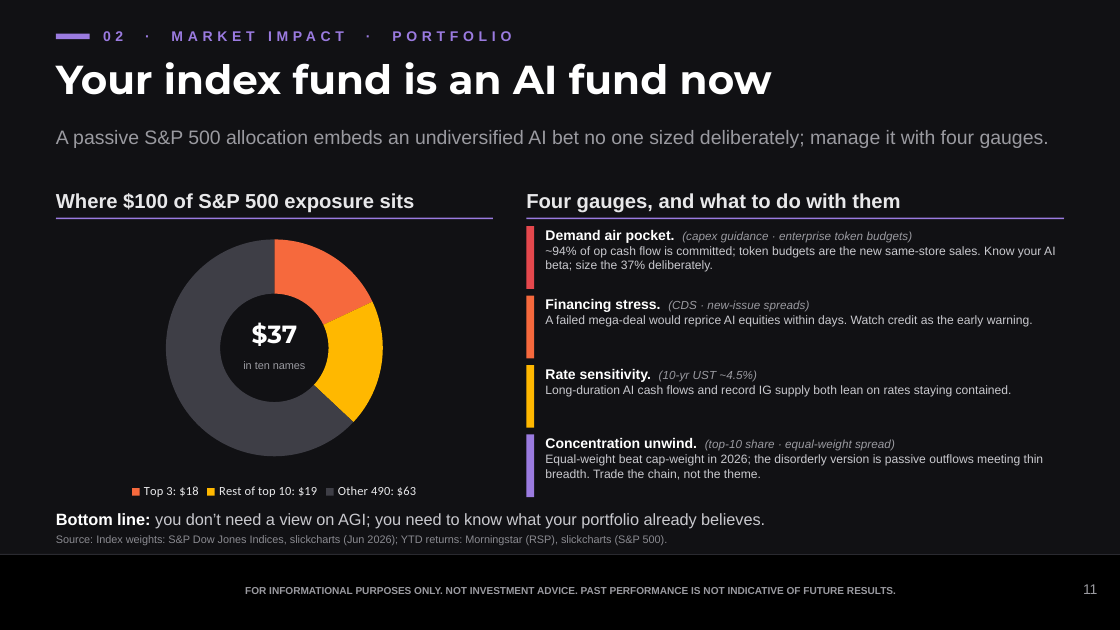
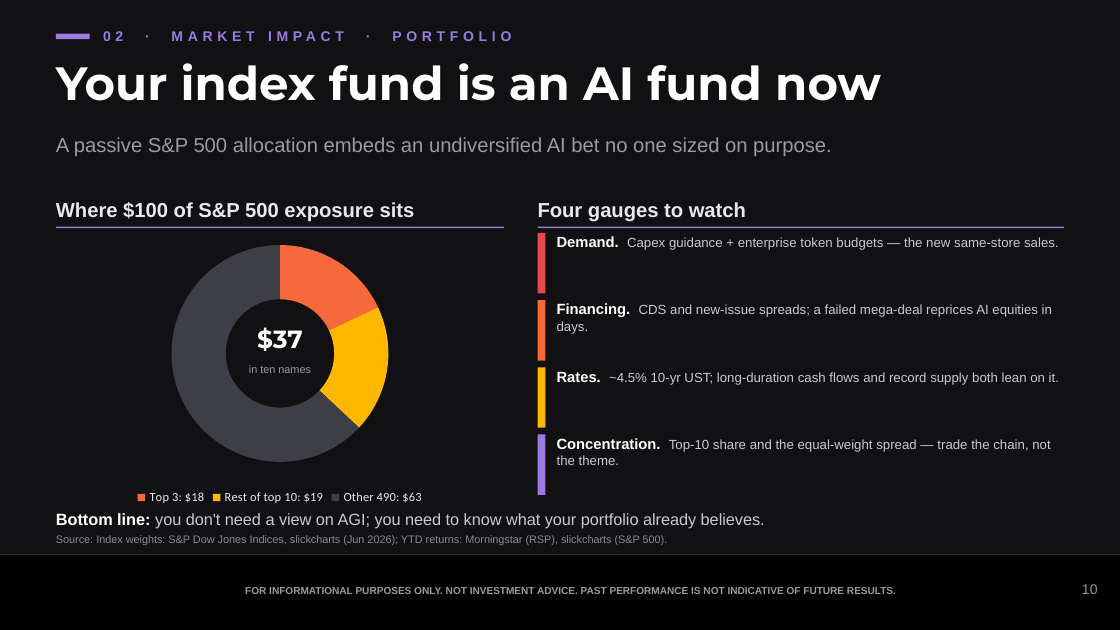
Before and after one commit to samuelcmcclellan-cell/ai-markets-deck, a slide deck: slide 10 of ai-markets-deck.pptx (slide 11 before the commit). Drawn at 1120x630 pixels with LibreOffice and Linux fonts; fonts in the diff are those of the drawing. Boxes give left, top, right and bottom in pixels: in the first picture for what was removed or moved away, otherwise in the second. Text is boxed around its words. In the diff, an @@ line names an element or a change of style, - is before the commit and + after.

```diff
--- a/ai-markets-deck.pptx
+++ b/ai-markets-deck.pptx
@@ text "Your index fund is an ..." at [56, 63, 881, 101]: size 26 to 30 pt @@
@@ text at [56, 137, 832, 156]: text changed; size 12.5 to 13 pt @@
-A passive S&P 500 allocation embeds an undiversified AI bet no one sized deliberately; manage it with four gauges.
+A passive S&P 500 allocation embeds an undiversified AI bet no one sized on purpose.
@@ text "Where $100 of S&P 500 ...": place and size @@
-text "Where $100 of S&P 500 ..." at [56, 193, 415, 213]
+text "Where $100 of S&P 500 ..." at [56, 202, 415, 222]
@@ text at [538, 202, 746, 222]: text changed @@
-Four gauges, and what to do with them
+Four gauges to watch
@@ doughnut chart: place and size @@
-doughnut chart at [56, 224, 493, 504]
+doughnut chart at [56, 230, 504, 510]
@@ line moved from (56, 218) - (493, 218) to (56, 227) - (504, 227) @@
@@ rectangle: place and size @@
-rectangle at [526, 226, 534, 289]
+rectangle at [538, 233, 545, 293]
@@ line moved from (526, 218) - (1064, 218) to (538, 227) - (1064, 227) @@
@@ text at [557, 236, 1059, 250]: text changed; size 7.8 to 8.5 pt @@
-Demand air pocket. (capex guidance · enterprise token budgets)
-~94% of op cash flow is committed; token budgets are the new same-store sales. Know your AI beta; size the 37% deliberately.
+Demand. Capex guidance + enterprise token budgets — the new same-store sales.
@@ text "$37": place and size @@
-text "$37" at [252, 322, 298, 346]
+text "$37" at [257, 327, 303, 351]
@@ rectangle: place and size @@
-rectangle at [526, 296, 534, 358]
+rectangle at [538, 300, 545, 361]
@@ text at [557, 303, 1052, 334]: text changed; size 7.8 to 8.5 pt @@
-Financing stress. (CDS · new-issue spreads)
-A failed mega-deal would reprice AI equities within days. Watch credit as the early warning.
+Financing. CDS and new-issue spreads; a failed mega-deal reprices AI equities in days.
@@ text "in ten names": place and size @@
-text "in ten names" at [243, 361, 306, 369]
+text "in ten names" at [249, 365, 311, 373]
@@ rectangle: place and size @@
-rectangle at [526, 365, 534, 428]
+rectangle at [538, 367, 545, 428]
@@ text at [557, 372, 1059, 385]: text changed; size 7.8 to 8.5 pt @@
-Rate sensitivity. (10-yr UST ~4.5%)
-Long-duration AI cash flows and record IG supply both lean on rates staying contained.
+Rates. ~4.5% 10-yr UST; long-duration cash flows and record supply both lean on it.
@@ rectangle: place and size @@
-rectangle at [526, 435, 534, 497]
+rectangle at [538, 435, 545, 495]
@@ text at [557, 438, 1050, 465]: text changed; size 7.8 to 8.5 pt @@
-Concentration unwind. (top-10 share · equal-weight spread)
-Equal-weight beat cap-weight in 2026; the disorderly version is passive outflows meeting thin breadth. Trade the chain, not the theme.
+Concentration. Top-10 share and the equal-weight spread — trade the chain, not the theme.
@@ text at [56, 513, 765, 528]: text changed @@
-Bottom line: you don’t need a view on AGI; you need to know what your portfolio already believes.
+Bottom line: you don't need a view on AGI; you need to know what your portfolio already believes.
@@ text at [1082, 584, 1098, 594]: text changed @@
-11
+10
```
Also in this commit, not shown: 9 other slides changed, 2 slides added, 3 slides removed, 3 other files.
